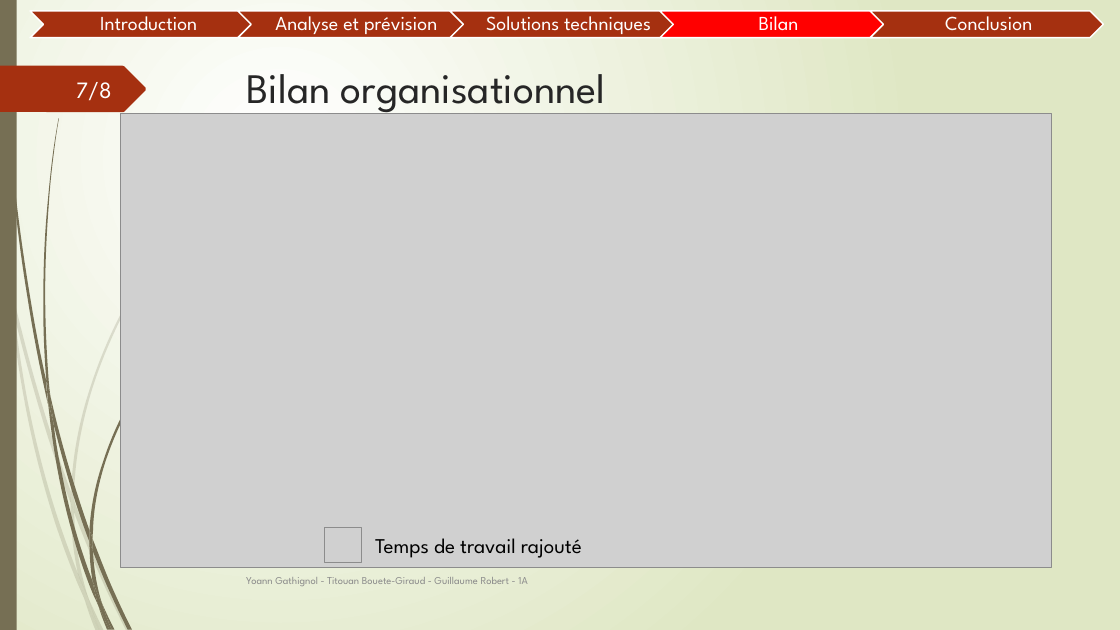
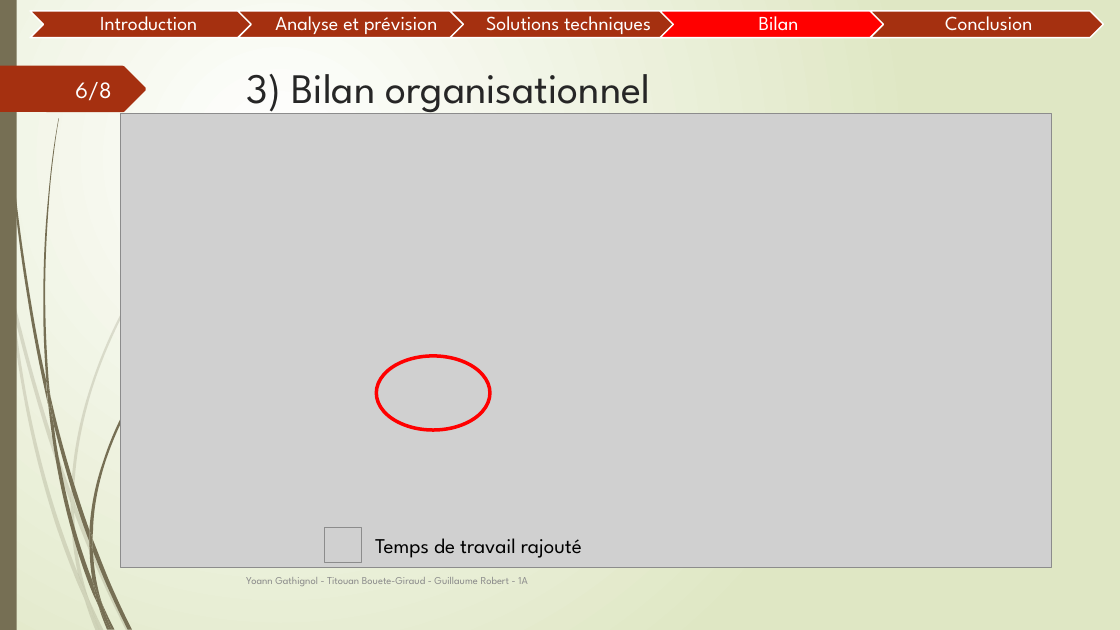
Before and after one commit to Guyoms/PTUT2016, a slide deck: slide 6 of IHearISay/I_HEAR_I_SAY_Bilan.pptx (slide 7 before the commit). Drawn at 1120x630 pixels with LibreOffice and Linux fonts; fonts in the diff are those of the drawing; grey boxes stand for pictures. Boxes give left, top, right and bottom in pixels: in the first picture for what was removed or moved away, otherwise in the second. Text is boxed around its words. In the diff, an @@ line names an element or a change of style, - is before the commit and + after.

```diff
--- a/IHearISay/I_HEAR_I_SAY_Bilan.pptx
+++ b/IHearISay/I_HEAR_I_SAY_Bilan.pptx
@@ page number at bbox=[75, 82, 112, 101]: text changed @@
-7/8
+6/8
@@ title at bbox=[247, 74, 651, 116]: text changed @@
-Bilan organisationnel
+3) Bilan organisationnel
@@ ellipse added at bbox=[376, 356, 490, 430], outline #FF0000 3 pt @@
```
Also in this commit, not shown: 4 other slides changed, 1 slide added, 3 other files.
